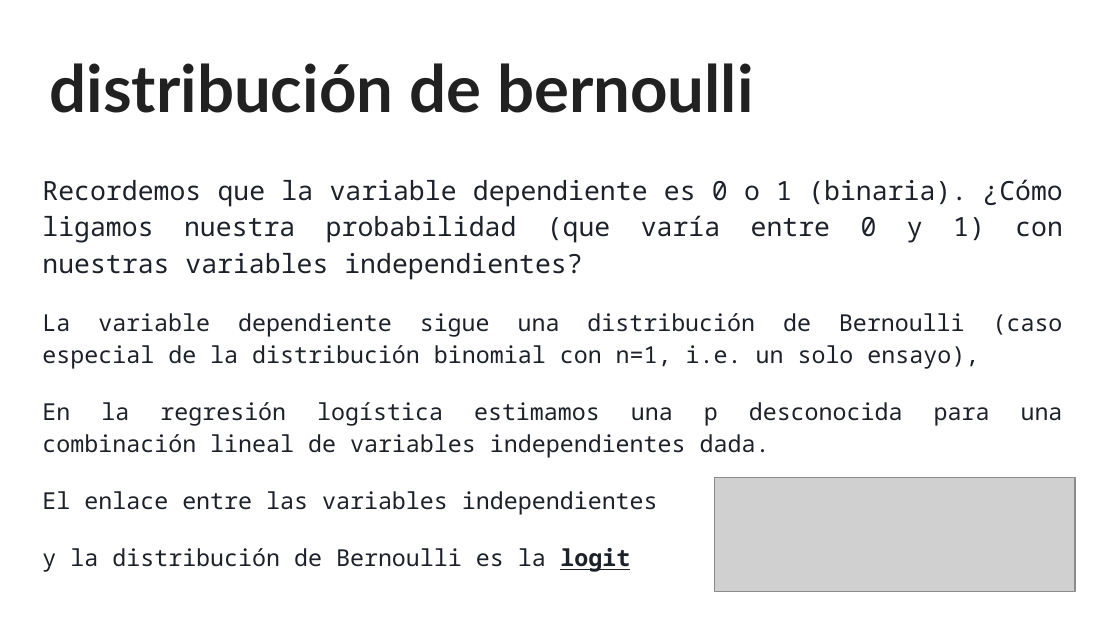
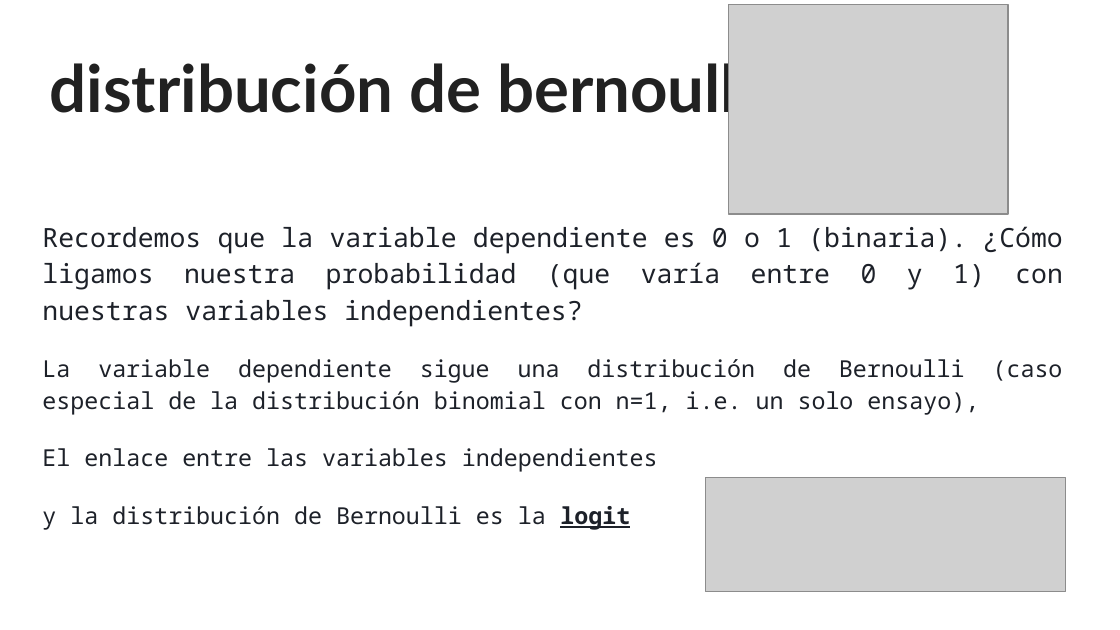
Before and after one commit to sainosmichelle/sainosmichelle.github.io, a slide deck: slide 10 of assets/files/Tema6/reg_log/6.2 Regresión Logística.pptx (slide 11 before the commit). Drawn at 1120x630 pixels with LibreOffice and Linux fonts; fonts in the diff are those of the drawing; grey boxes stand for pictures. Boxes give left, top, right and bottom in pixels: in the first picture for what was removed or moved away, otherwise in the second. Text is boxed around its words. In the diff, an @@ line names an element or a change of style, - is before the commit and + after.

```diff
--- a/assets/files/Tema6/reg_log/6.2 Regresión Logística.pptx
+++ b/assets/files/Tema6/reg_log/6.2 Regresión Logística.pptx
@@ picture added at (x1=729, y1=4, x2=1008, y2=214) @@
@@ text "Recordemos que la variable dependiente ..." moved from (x1=42, y1=179, x2=1063, y2=572) to (x1=42, y1=226, x2=1063, y2=530) @@
@@ text at (x1=42, y1=402, x2=903, y2=458): paragraph removed @@
-En la regresión logística estimamos una p desconocida para una combinación lineal de variables independientes dada.
@@ picture moved from (x1=715, y1=478, x2=1075, y2=592) to (x1=706, y1=478, x2=1066, y2=592) @@
```
Also in this commit, not shown: 9 other slides changed, 1 slide added, 2 slides removed, 5 other files.
